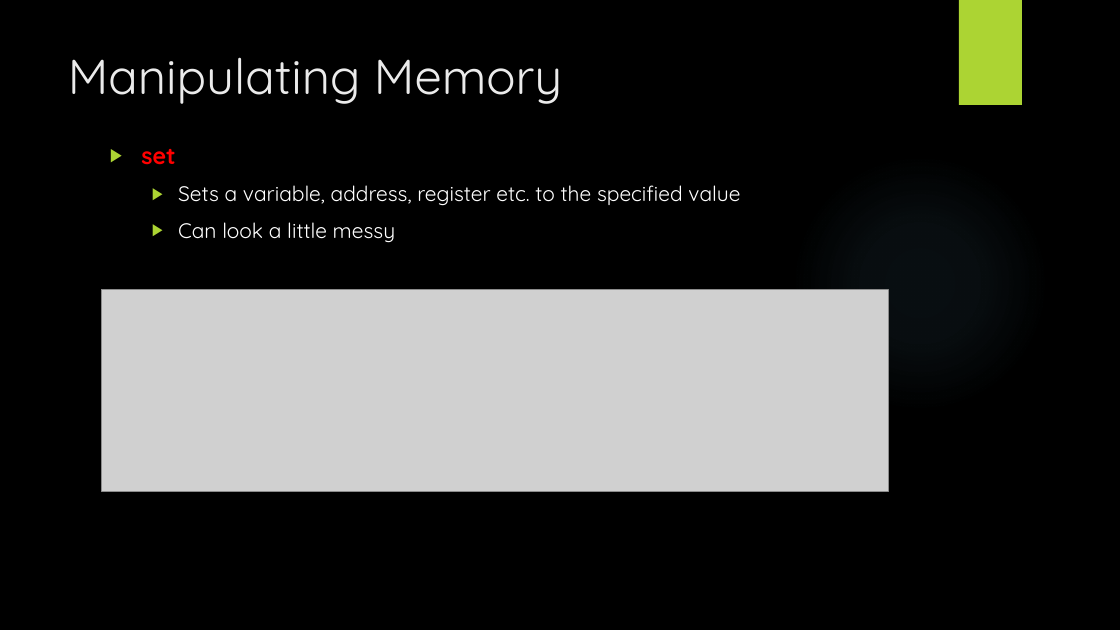
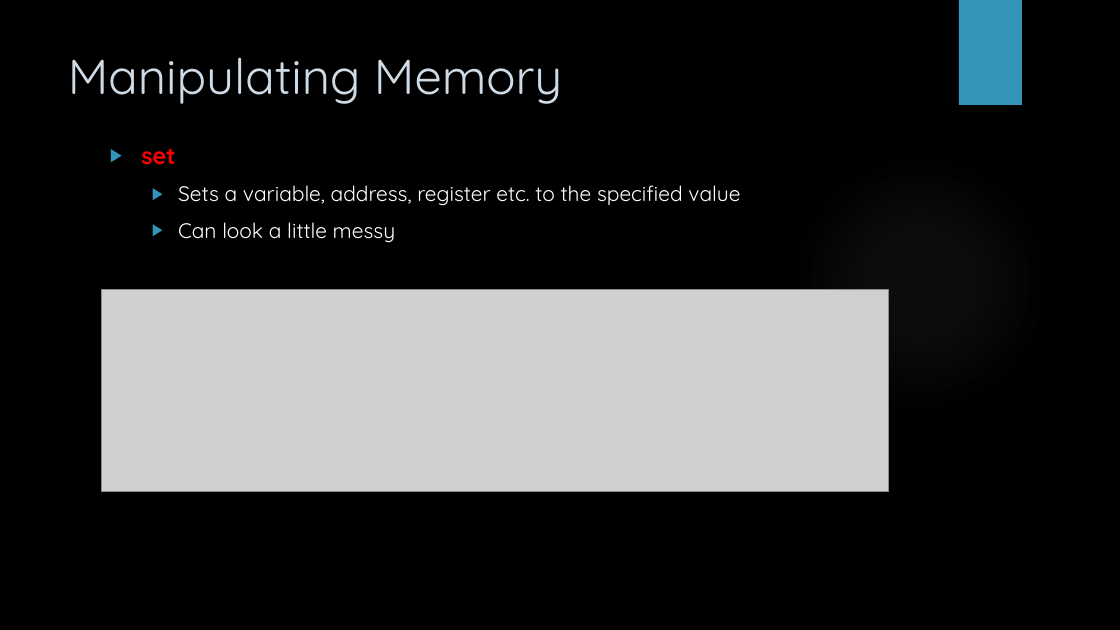
Before and after one commit to mbaccia514/LUG, a slide deck: slide 30 of GDB and Git.pptx (slide 14 before the commit). Drawn at 1120x630 pixels with LibreOffice and Linux fonts; fonts in the diff are those of the drawing; grey boxes stand for pictures; background and template pictures are left out. Boxes give left, top, right and bottom in pixels: in the first picture for what was removed or moved away, otherwise in the second. Text is boxed around its words. In the diff, an @@ line names an element or a change of style, - is before the commit and + after.

```diff
--- a/GDB and Git.pptx
+++ b/GDB and Git.pptx
@@ rectangle at bbox=[959, 0, 1022, 105]: fill #ACD433 to #3494BA @@
@@ title "Manipulating Memory" at bbox=[68, 57, 562, 104]: text colour #EBEBEB to #CEDBE6 @@
@@ text "set" at bbox=[141, 149, 740, 243]: bullet colour #ACD433 to #3494BA @@
```
Also in this commit, not shown: 14 other slides changed, 17 slides added, 2 other files.
